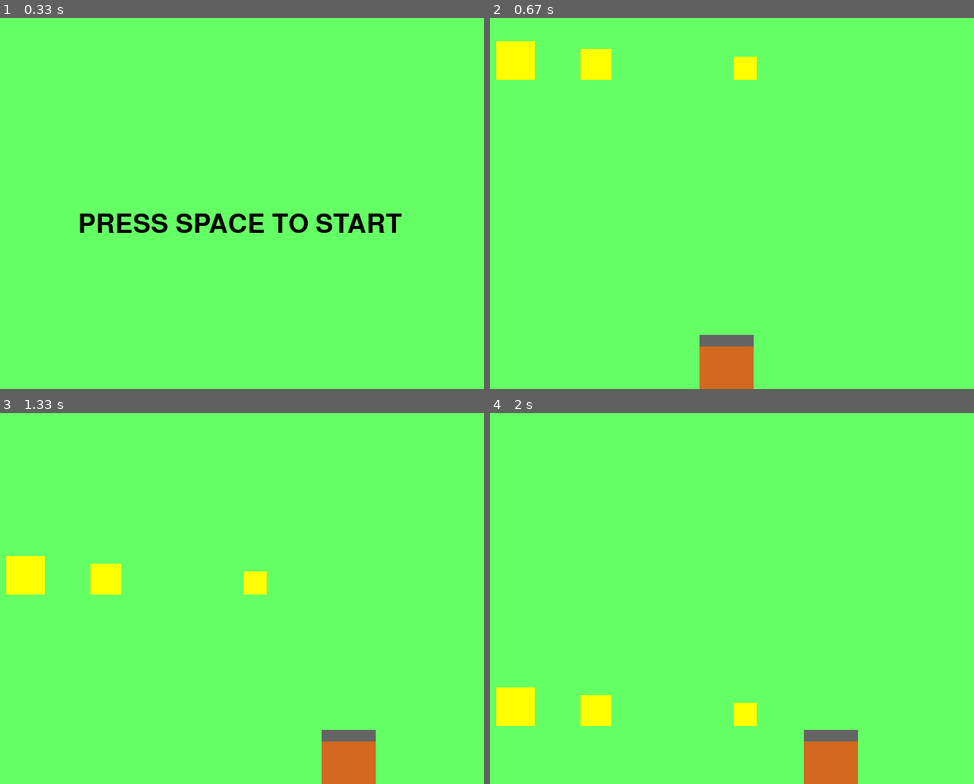
Above: before the commit, frames 1-4 (two rows, left to right).
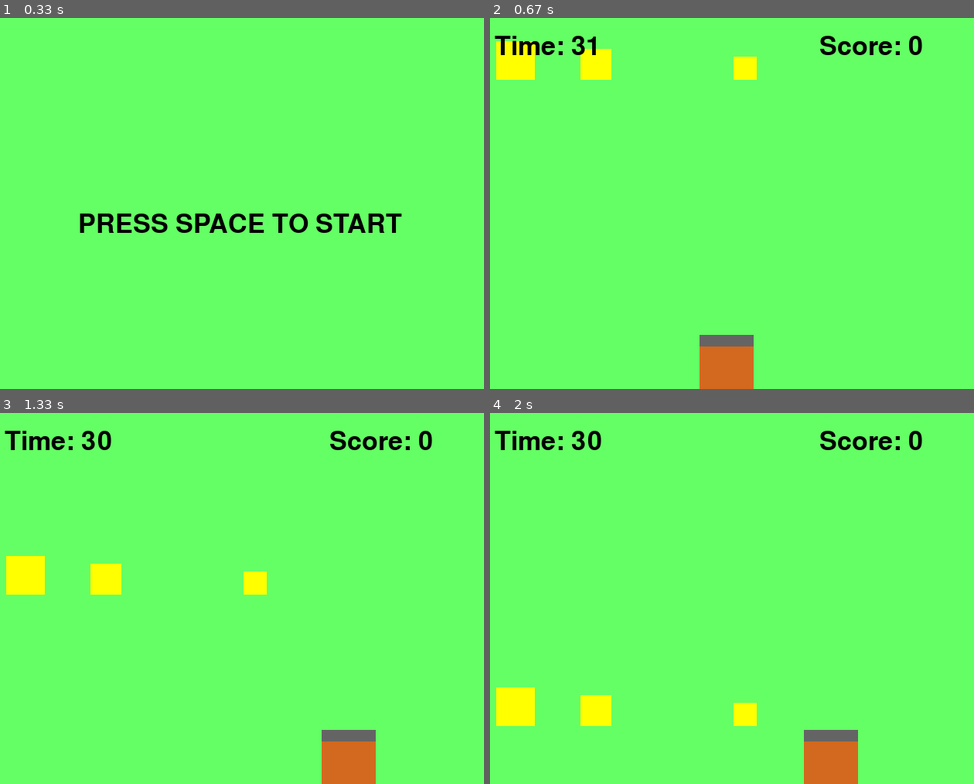
Above: after the commit, the same moments.

Repository: yosupc/pygame_projects
Game: pygame game, started from collect_rewards/collect_rewards.py
Two runs of this game, one before a commit and one after it. Both use one fixed random seed, a clock stepped at 60 frames per second and the inputs below.
Inputs:
- Up to frame 1 (0.33 s): no input
- Up to frame 2 (0.67 s): tap Space at 0.33 s
- Up to frame 3 (1.33 s): hold Right 0.67-1.13 s; tap Space at 0.73, 1.03, 1.23 s; hold Right from 1.17 s (still down)
- Up to frame 4 (2 s): tap Space at 1.53, 1.73 s; release Right at 1.63 s; hold Left from 1.67 s (still down)

Frame 1 is identical in both runs. In frame 2, 0.9% of the frame differs, in the area x 0-90%, y 4-10%; in frame 3, 1.0%; in frame 4, 1.0%.

Commit message:
added score board and basic displays

Diff:
--- a/collect_rewards/collect_rewards.py
+++ b/collect_rewards/collect_rewards.py
@@ -71,10 +71,10 @@
 img = font.render ("PRESS SPACE TO START", True, (0,0,0))
 on_off = False
 
+start = pygame.time.get_ticks()
 
 check_once = 0
 score = 0
-print("score is" , score)
 collision_line = screen_height - basket_height
 running = True
 while running:
@@ -117,35 +117,60 @@
 
         if reward.y_pos >= screen_height:
             reward.update()
-            check_once = 0
+            #check_once = 0
         if reward2.y_pos >= screen_height:
             reward2.update()
-            check_once = 0
         if reward3.y_pos >= screen_height:
             reward3.update()
-            check_once = 0
 
         if reward.y_pos + reward.height >= collision_line:
-            if check_once == 0 and myCollision(basket, reward, score):
+            #if check_once == 0 and myCollision(basket, reward, score):
+            if myCollision(basket, reward, score):
                 score += 10
-                print("score is" , score)
-            check_once += 1
+                reward.update()
+                #check_once = 0
+                #print("score is" , score)
+            #check_once += 1
         if reward2.y_pos + reward2.height >= collision_line:
-            if check_once == 0 and myCollision(basket, reward2, score):
+            if myCollision(basket, reward2, score):
                 score += 10
-                print("score is" , score)
-            check_once += 1
+                reward2.update()
         if reward3.y_pos + reward3.height >= collision_line:
-            if check_once == 0 and myCollision(basket, reward3, score):
+            if myCollision(basket, reward3, score):
                 score += 10
-                print("score is" , score)
-            check_once += 1
+                reward3.update()
+
+        score_board = pygame.font.SysFont(None, 50)
+        score_display = score_board.render ("Score: {}".format(score), True, (0,0,0))
+        screen.blit(score_display, (screen_width - 200, 20))
+
+        elapsed = (pygame.time.get_ticks() - start) /1000 #since milliseconds
+        timer_font = pygame.font.SysFont(None, 50)
+        elapsed = 31 - int(elapsed)
+        timer_display = timer_font.render ("Time: {}".format(elapsed), True, (0,0,0))
+        screen.blit(timer_display, (20, 20))
+
+        if elapsed <= 0:
+            check_once  = 1
+            on_off = False
+
+    elif on_off == False and check_once == 0:
+        screen.fill((100,255,100))
+        screen.blit(img, (115, 250))
 
     else:
+        game_over = font.render ("Game Over! Your Score: {}".format(score), True, (0,0,0))
+        game_over2 = font.render ("ESC to Exit", True, (0,0,0))
+
         screen.fill((100,255,100))
-        screen.blit(img, (115, 250))
+        screen.blit(game_over, (100, 130))
+        screen.blit(game_over2, (220, 180))
+
+        if pressed[pygame.K_ESCAPE]:
+            running = False
 
     pygame.display.update()
 
 
+
 pygame.quit()
